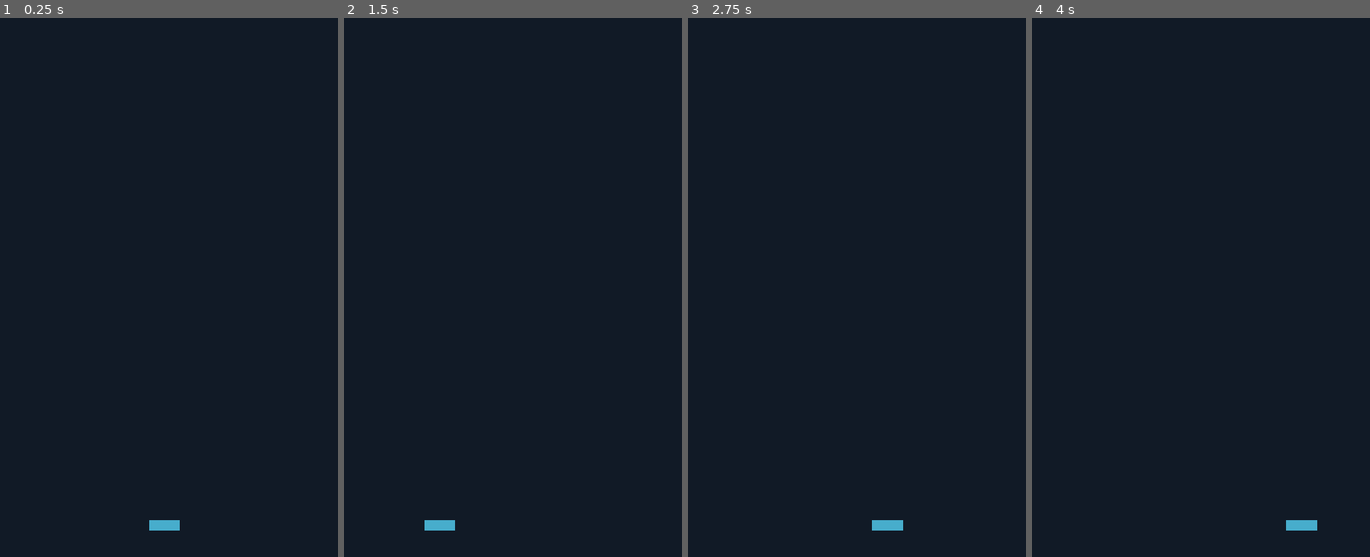
Above: before the commit, frames 1-4 (left to right).
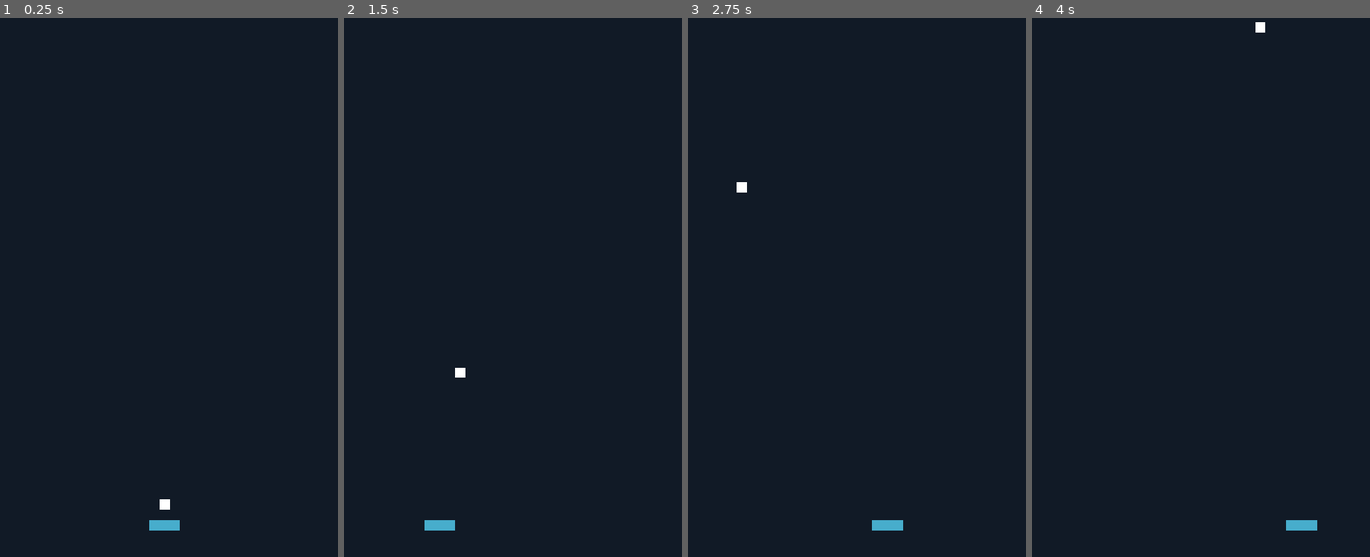
Above: after the commit, the same moments.

Repository: Alexander-Jordan/brick-basher-godot
Game: Godot game, scene res://scenes/main.tscn
The game is run twice, just before and just after one commit, with the same random seed, the same clock (stepped at 60 frames per second) and the same inputs.
Inputs (mouse positions are in pixels of both pictures, inside the frame that each line leads up to):
- Up to frame 1 (0.25 s): no input
- Up to frame 2 (1.5 s): tap Enter at 0.5 s; move the mouse to (583, 260) at 0.52 s; click (583, 260) at 0.6 s; move the mouse to (438, 314) at 1.27 s; click (438, 314) at 1.35 s
- Up to frame 3 (2.75 s): tap Space at 2 s; move the mouse to (887, 163) at 2.02 s; click (887, 163) at 2.1 s
- Up to frame 4 (4 s): move the mouse to (1180, 400) at 2.77 s; click (1180, 400) at 2.85 s; tap Enter at 3.5 s; move the mouse to (1302, 373) at 3.52 s; click (1302, 373) at 3.6 s

The runs differ from the first frame. In frame 1, less than 0.1% of the frame differs, in the area x 47-51%, y 89-92%; in frame 2, less than 0.1%; in frame 3, less than 0.1%; in frame 4, less than 0.1%.

Commit message:
Add ball reset/serve functionality, make the ball follow the paddle before serving, and add custom bounce function to the paddle

Diff:
--- /dev/null
+++ b/entities/ball/ball.gd
@@ -0,0 +1,38 @@
+class_name Ball
+extends CharacterBody2D
+
+@export var speed:int = 200
+var rng = RandomNumberGenerator.new()
+var direction:Vector2 = Vector2.ZERO
+
+signal reset_ball
+
+func reset() -> void:
+	velocity = Vector2.ZERO
+	reset_ball.emit()
+
+func serve():
+	direction = Vector2(rng.randf_range(-1, 1), -1)
+	velocity = direction.normalized()
+
+func _physics_process(delta: float) -> void:
+	var collision = move_and_collide(velocity * speed * delta)
+	if collision:
+		var collider:Object = collision.get_collider()
+		if !handle_velocity_after_collision(collider):
+			# if the velocity was not handled after collision, just bounce
+			velocity = velocity.bounce(collision.get_normal())
+
+func handle_velocity_after_collision(object:Object) -> bool:
+	# then check if the velocity should be handled
+	if object.has_method("ball_velocity_after_bounce"):
+		velocity = object.ball_velocity_after_bounce(velocity, position)
+		return true
+
+	# returning false means that the velocity was not handled
+	return false
+
+func _on_screen_exited() -> void:
+	# wait for some time before doing anything else
+	await get_tree().create_timer(1.0).timeout
+	reset()
--- a/entities/ball/ball.tscn
+++ b/entities/ball/ball.tscn
@@ -1,5 +1,6 @@
-[gd_scene load_steps=3 format=3 uid="uid://b285kd34hr8mu"]
+[gd_scene load_steps=4 format=3 uid="uid://b285kd34hr8mu"]
 
+[ext_resource type="Script" path="res://entities/ball/ball.gd" id="1_b35a3"]
 [ext_resource type="Texture2D" uid="uid://k3ux7kf0x41k" path="res://entities/ball/ball.png" id="1_y4wvj"]
 
 [sub_resource type="RectangleShape2D" id="RectangleShape2D_0dt8t"]
@@ -7,9 +8,15 @@
 
 [node name="Ball" type="CharacterBody2D"]
 scale = Vector2(5, 5)
+script = ExtResource("1_b35a3")
 
 [node name="CollisionShape2D" type="CollisionShape2D" parent="."]
 shape = SubResource("RectangleShape2D_0dt8t")
 
 [node name="Sprite2D" type="Sprite2D" parent="."]
 texture = ExtResource("1_y4wvj")
+
+[node name="VisibleOnScreenNotifier2D" type="VisibleOnScreenNotifier2D" parent="."]
+rect = Rect2(-1, -1, 2, 2)
+
+[connection signal="screen_exited" from="VisibleOnScreenNotifier2D" to="." method="_on_screen_exited"]
--- a/entities/paddle/paddle.gd
+++ b/entities/paddle/paddle.gd
@@ -1,8 +1,46 @@
 extends CharacterBody2D
 
+@export var ball:Ball
+
+var input_pos:Vector2 = self.position
 var speed:int = 2000
+var lock_ball:bool = true
 
-func _process(delta: float) -> void:
-	var input_pos:Vector2 = get_viewport().get_mouse_position()
+signal spawn_ball()
+
+func _ready() -> void:
+	if ball:
+		ball.reset_ball.connect(func(): lock_ball = true)
+
+func _physics_process(delta: float) -> void:
+	input_pos = get_viewport().get_mouse_position()
 	velocity = Vector2(input_pos.x - position.x, 0) * speed * delta
 	move_and_slide()
+
+	if lock_ball:
+		lock_ball_to_paddle()
+		if Input.is_action_just_pressed('serve'):
+			serve_ball()
+
+func lock_ball_to_paddle() -> void:
+	if ball:
+		ball.position = Vector2(position.x, position.y - 20)
+
+func serve_ball() -> void:
+	if ball and lock_ball:
+		lock_ball = false
+		ball.serve()
+
+func ball_velocity_after_bounce(ball_velocity:Vector2, ball_position:Vector2) -> Vector2:
+	# new y should be:
+	# - negative if the ball on impact is from the top of the paddle
+	# - positive if the ball on impact is from the bottom of the paddle
+	var new_y:float = -abs(ball_velocity.y) if ball_position.y <= position.y else abs(ball_velocity.y)
+	# how far from the center in x-axis was the hit?
+	var from_center:float = ball_position.x - position.x
+	# new x is calculated by normalizing from_center (ex. 20 to -20 range -> 1 to -1 range)
+	# that's done by dividing from_center with max value (in this case: width / 2)
+	var new_x:float = from_center / ((6 * scale.x) / 2)
+	# clamp new_x so it doesn't shoot straight left or right
+	new_x = clampf(new_x, -0.9, 0.9)
+	return Vector2(new_x, new_y).normalized()
--- a/project.godot
+++ b/project.godot
@@ -25,6 +25,14 @@
 window/stretch/scale_mode="integer"
 window/handheld/orientation=1
 
+[input]
+
+serve={
+"deadzone": 0.5,
+"events": [Object(InputEventMouseButton,"resource_local_to_scene":false,"resource_name":"","device":-1,"window_id":0,"alt_pressed":false,"shift_pressed":false,"ctrl_pressed":false,"meta_pressed":false,"button_mask":0,"position":Vector2(0, 0),"global_position":Vector2(0, 0),"factor":1.0,"button_index":1,"canceled":false,"pressed":false,"double_click":false,"script":null)
+]
+}
+
 [rendering]
 
 textures/canvas_textures/default_texture_filter=0
--- a/scenes/main.tscn
+++ b/scenes/main.tscn
@@ -1,6 +1,7 @@
-[gd_scene load_steps=5 format=3 uid="uid://bjbisfjnpwf58"]
+[gd_scene load_steps=6 format=3 uid="uid://bjbisfjnpwf58"]
 
 [ext_resource type="PackedScene" uid="uid://behjioelcim74" path="res://entities/paddle/paddle.tscn" id="1_8cpw8"]
+[ext_resource type="PackedScene" uid="uid://b285kd34hr8mu" path="res://entities/ball/ball.tscn" id="2_8rdk8"]
 
 [sub_resource type="WorldBoundaryShape2D" id="WorldBoundaryShape2D_n026u"]
 normal = Vector2(0, 1)
@@ -31,5 +32,8 @@
 [node name="CollisionShape2D" type="CollisionShape2D" parent="boundaries/wall_right"]
 shape = SubResource("WorldBoundaryShape2D_atxi2")
 
-[node name="Paddle" parent="." instance=ExtResource("1_8cpw8")]
+[node name="Paddle" parent="." node_paths=PackedStringArray("ball") instance=ExtResource("1_8cpw8")]
 position = Vector2(168, 500)
+ball = NodePath("../Ball")
+
+[node name="Ball" parent="." instance=ExtResource("2_8rdk8")]
